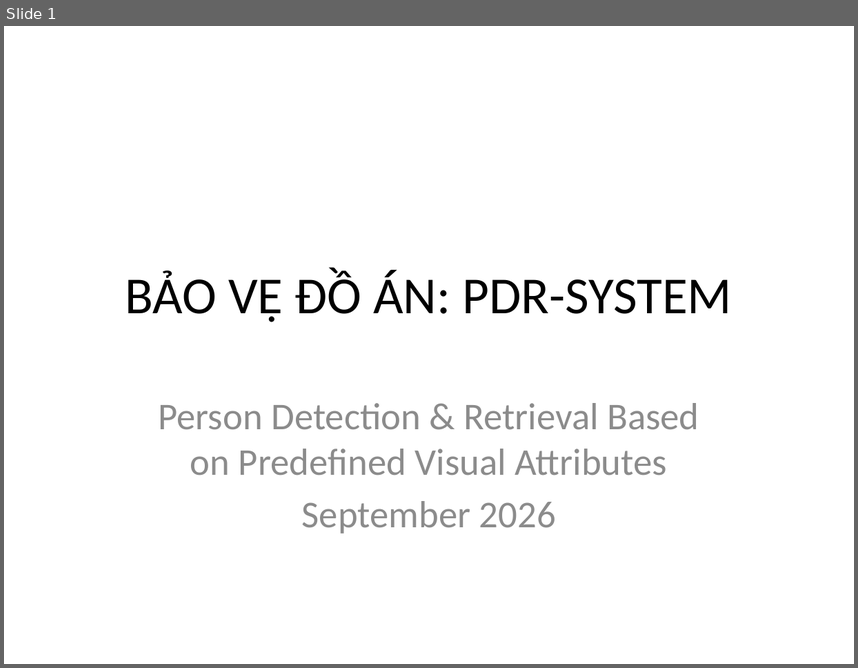
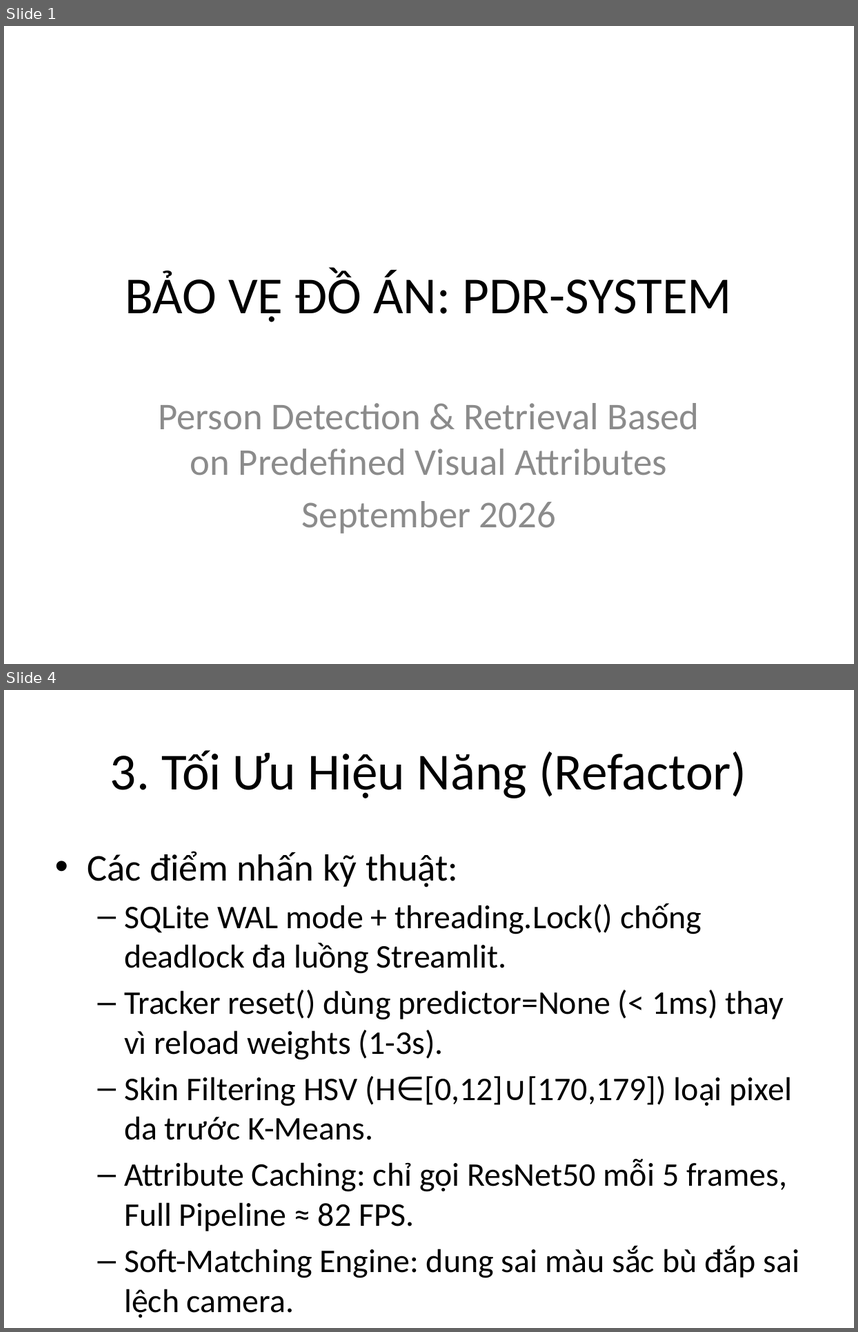
Before and after one commit to nguyentainang246s-aduvip/Person-Detection-and-Retrieval-Based-on-Predefined-Visual-Attributes---PDR-System, a slide deck: docs/PDR_Defense_Deck.pptx. Shown one above the other, each under a label of ours: slide 1 before the commit, slides 1 and 4 after it; the slides between them are not shown. The pictures are 858x668 and 858x1332 pixels, drawn with LibreOffice and Linux fonts; fonts in the diff are those of the drawing. Boxes give left, top, right and bottom in pixels: in the first picture for what was removed or moved away, otherwise in the second. Text is boxed around its words. In the diff, an @@ line names an element or a change of style, - is before the commit and + after.

```diff
--- a/docs/PDR_Defense_Deck.pptx
+++ b/docs/PDR_Defense_Deck.pptx
@@ slide 4 added at (x1=4, y1=690, x2=854, y2=1328), background #FFFFFF @@
@@ title added at (x1=110, y1=750, x2=747, y2=798), 44 pt, text #000000 @@
+3. Tối Ưu Hiệu Năng (Refactor)
@@ text added at (x1=87, y1=851, x2=800, y2=1278), 28 pt, text #000000 @@
+• Các điểm nhấn kỹ thuật:
+  – SQLite WAL mode + threading.Lock() chống deadlock đa luồng Streamlit.
+  – Tracker reset() dùng predictor=None (< 1ms) thay vì reload weights (1-3s).
+  – Skin Filtering HSV (H∈[0,12]∪[170,179]) loại pixel da trước K-Means.
+  – Attribute Caching: chỉ gọi ResNet50 mỗi 5 frames, Full Pipeline ≈ 82 FPS.
+  – Soft-Matching Engine: dung sai màu sắc bù đắp sai lệch camera.
```
Also in this commit, not shown: 1 slide changed, 1 other slide added, 1 slide removed, 10 other files.
